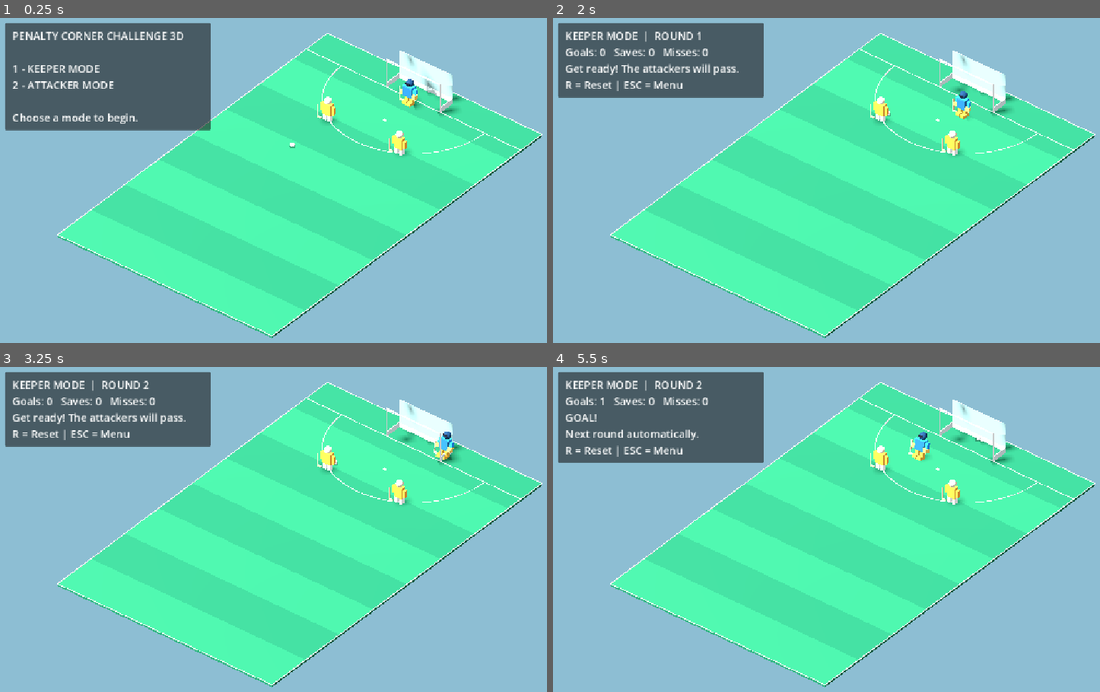
Above: before the commit, frames 1-4 (two rows, left to right).
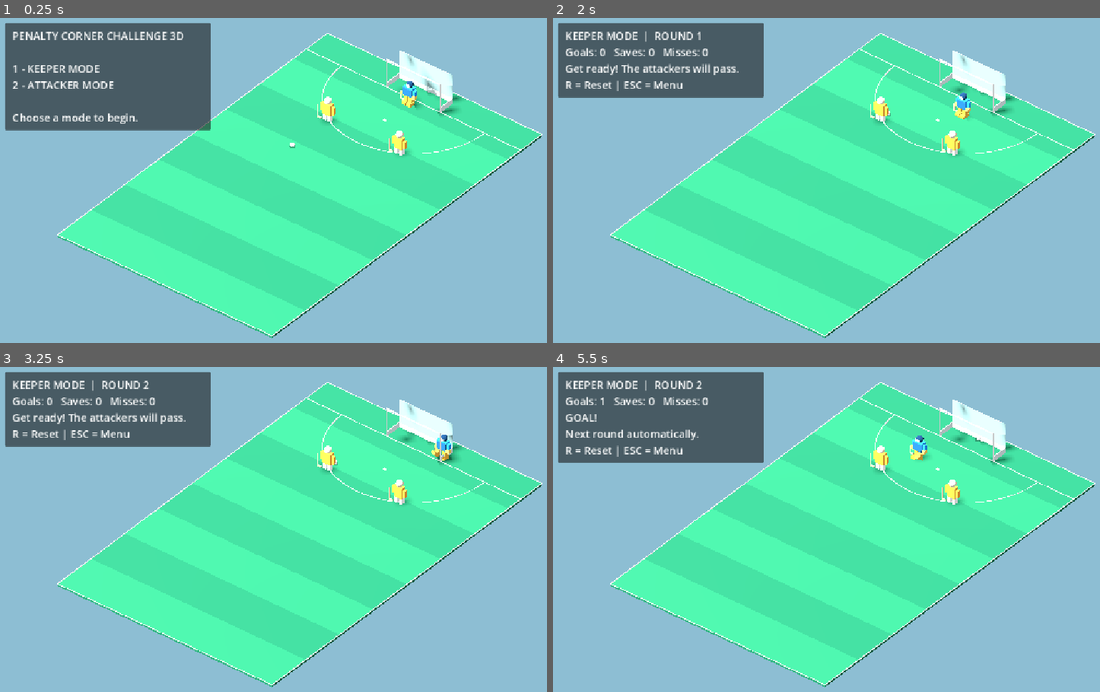
Above: after the commit, the same moments.

Repository: affarf/penalty-corner-challenge-3d
Game: Godot game, scene res://scenes/main_3d.tscn
Two runs of this game, one before a commit and one after it. Both use one fixed random seed, a clock stepped at 60 frames per second and the inputs below.
Inputs (mouse positions are in pixels of both pictures, inside the frame that each line leads up to):
- Up to frame 1 (0.25 s): no input
- Up to frame 2 (2 s): tap Enter at 0.5 s; move the mouse to (985, 167) at 0.52 s; hold D (move_right) 0.53-1.28 s; tap 1 at 0.6 s; click (985, 167) at 0.67 s; tap Space at 0.77, 1.52 s; move the mouse to (733, 203) at 1.27 s; hold S (move_down) from 1.28 s (still down); tap 2 at 1.35 s
- Up to frame 3 (3.25 s): move the mouse to (361, 458) at 2.02 s; release S (move_down) at 2.03 s; hold D (move_right) 2.03-2.78 s; tap R at 2.1 s; move the mouse to (268, 601) at 2.77 s; hold W (move_up) from 2.78 s (still down); tap E at 2.85 s; click (268, 601) at 2.92 s; tap Space at 3.02 s
- Up to frame 4 (5.5 s): move the mouse to (1034, 584) at 3.52 s; release W (move_up) at 3.53 s; hold A (move_left) 3.53-5.03 s; tap 3 at 3.6 s; tap Space at 3.77, 4.52 s; move the mouse to (667, 480) at 4.27 s; tap 1 at 4.35 s; move the mouse to (881, 532) at 5.02 s; hold S (move_down) from 5.03 s (still down); tap 2 at 5.1 s; click (881, 532) at 5.17 s

The runs differ from the first frame. In frame 1, less than 0.1% of the frame differs, in the area x 73-77%, y 18-28%; in frame 2, less than 0.1%; in frame 3, 0.2%, in the area x 78-84%, y 19-29%; in frame 4, 0.2%.

Commit message:
Add articulated goalkeeper rig and kicking and diving animations

Diff:
--- a/scenes/main_3d.tscn
+++ b/scenes/main_3d.tscn
@@ -24,6 +24,7 @@
 
 [node name="Goalkeeper3D" parent="." unique_id=2044590347 instance=ExtResource("5_78blk")]
 transform = Transform3D(1.1, 0, 0, 0, 1.1, 0, 0, 0, 1.1, 0, 0, -15.5)
+dive_distance = 1.5
 
 [node name="Ball3D" parent="." unique_id=1700041622 instance=ExtResource("6_78blk")]
 transform = Transform3D(1, 0, 0, 0, 1, 0, 0, 0, 1, -4, 0, -4)
--- a/scripts/players/goalkeeper_3d.gd
+++ b/scripts/players/goalkeeper_3d.gd
@@ -1,6 +1,10 @@
 
 extends "res://scripts/players/player_3d.gd"
-
+const KeeperVisuals = preload(
+	"res://scripts/players/goalkeeper_visuals_3d.gd"
+)
+
+var keeper_rig: Node3D
 enum SaveState {
 	READY,
 	QUICK_SAVE,
@@ -44,6 +48,17 @@
 	shirt_color = Color("#258EF5")
 
 	super._ready()
+
+	# Remove the generic model generated by Player3D.
+	# Keep the player's movement controller intact.
+	if visual_root != null:
+		visual_root.free()
+		visual_root = null
+
+	# Build the articulated goalkeeper instead.
+	keeper_rig = KeeperVisuals.new()
+	keeper_rig.name = "KeeperVisuals"
+	add_child(keeper_rig)
 
 	camera = get_viewport().get_camera_3d()
 
@@ -234,46 +249,25 @@
 
 
 func update_save_visuals(delta: float) -> void:
-	if visual_root == null:
-		return
-
-	var target_rotation := Vector3.ZERO
-	var target_height: float = 0.0
+	if keeper_rig == null:
+		return
+
+	var action := "idle"
 
 	match save_state:
+		SaveState.QUICK_SAVE:
+			action = "kick"
+
 		SaveState.DIVING:
-			target_rotation.z = (
-				-dive_direction.x * 0.85
-			)
-
-			target_rotation.x = (
-				dive_direction.z * 0.55
-			)
-
-			target_height = -0.20
-
-		SaveState.QUICK_SAVE:
-			target_rotation.x = -0.30
+			action = "dive"
 
 		SaveState.RECOVERING:
-			target_height = -0.12
-
-	var blend: float = minf(
-		delta * 12.0,
-		1.0
-	)
-
-	visual_root.rotation = (
-		visual_root.rotation.lerp(
-			target_rotation,
-			blend
-		)
-	)
-
-	visual_root.position.y = lerpf(
-		visual_root.position.y,
-		target_height,
-		blend
+			action = "recovery"
+
+	keeper_rig.animate_pose(
+		action,
+		last_move_direction if action == "kick" else dive_direction,
+		delta
 	)
 
 
@@ -314,7 +308,7 @@
 func get_save_height() -> float:
 	match save_state:
 		SaveState.QUICK_SAVE:
-			return 1.45
+			return 0.65
 
 		SaveState.DIVING:
 			return 2.35
@@ -334,6 +328,5 @@
 	position = Vector3(0, 0, -15.5)
 	last_move_direction = Vector3.RIGHT
 
-	if visual_root != null:
-		visual_root.rotation = Vector3.ZERO
-		visual_root.position = Vector3.ZERO
+	if keeper_rig != null:
+		keeper_rig.reset_pose()
--- /dev/null
+++ b/scripts/players/goalkeeper_visuals_3d.gd
@@ -0,0 +1,271 @@
+
+extends Node3D
+
+# Procedural low-poly goalkeeper with movable body parts.
+# The controller tells this rig what save to animate.
+
+var torso: Node3D
+var left_arm: Node3D
+var right_arm: Node3D
+var left_leg: Node3D
+var right_leg: Node3D
+
+var pad_color := Color("#E5AA3B")
+var shirt_color := Color("#258EF5")
+var glove_color := Color("#F3C75B")
+
+
+func _ready() -> void:
+	build_rig()
+
+
+func make_box(
+	parent: Node3D,
+	offset: Vector3,
+	dimensions: Vector3,
+	color: Color
+) -> void:
+	var mesh_instance := MeshInstance3D.new()
+	var mesh := BoxMesh.new()
+	mesh.size = dimensions
+
+	var material := StandardMaterial3D.new()
+	material.albedo_color = color
+	material.roughness = 0.8
+
+	mesh_instance.mesh = mesh
+	mesh_instance.material_override = material
+	mesh_instance.position = offset
+	parent.add_child(mesh_instance)
+
+
+func make_sphere(
+	parent: Node3D,
+	offset: Vector3,
+	radius: float,
+	color: Color
+) -> void:
+	var mesh_instance := MeshInstance3D.new()
+	var mesh := SphereMesh.new()
+	mesh.radius = radius
+	mesh.height = radius * 2.0
+
+	var material := StandardMaterial3D.new()
+	material.albedo_color = color
+
+	mesh_instance.mesh = mesh
+	mesh_instance.material_override = material
+	mesh_instance.position = offset
+	parent.add_child(mesh_instance)
+
+
+func create_pivot(
+	parent: Node3D,
+	pivot_name: String,
+	offset: Vector3
+) -> Node3D:
+	var pivot := Node3D.new()
+	pivot.name = pivot_name
+	pivot.position = offset
+	parent.add_child(pivot)
+	return pivot
+
+
+func build_rig() -> void:
+	torso = create_pivot(
+		self, "Torso", Vector3(0, 1.15, 0)
+	)
+
+	make_box(
+		torso,
+		Vector3.ZERO,
+		Vector3(0.85, 0.82, 0.52),
+		shirt_color
+	)
+
+	make_box(
+		torso,
+		Vector3(0, 0, 0.29),
+		Vector3(0.88, 0.68, 0.12),
+		Color("#2066A0")
+	)
+
+	# Helmet and cage
+	make_sphere(
+		torso,
+		Vector3(0, 0.64, 0),
+		0.29,
+		Color("#183E65")
+	)
+
+	make_box(
+		torso,
+		Vector3(0, 0.64, 0.28),
+		Vector3(0.39, 0.23, 0.065),
+		Color("#D6E5EA")
+	)
+
+	# Arm pivots positioned at the shoulders.
+	left_arm = create_pivot(
+		torso, "LeftArm", Vector3(-0.53, 0.30, 0)
+	)
+	right_arm = create_pivot(
+		torso, "RightArm", Vector3(0.53, 0.30, 0)
+	)
+
+	for arm in [left_arm, right_arm]:
+		make_box(
+			arm,
+			Vector3(0, -0.29, 0),
+			Vector3(0.24, 0.55, 0.27),
+			shirt_color
+		)
+
+		make_box(
+			arm,
+			Vector3(0, -0.61, 0.12),
+			Vector3(0.34, 0.30, 0.36),
+			glove_color
+		)
+
+	# Stick attached to left arm.
+	make_box(
+		left_arm,
+		Vector3(-0.20, -0.87, 0.22),
+		Vector3(0.075, 0.73, 0.075),
+		Color("#D8BB82")
+	)
+	make_box(
+		left_arm,
+		Vector3(-0.08, -1.20, 0.22),
+		Vector3(0.32, 0.11, 0.12),
+		Color("#D8BB82")
+	)
+
+	# Hip-mounted leg pivots.
+	left_leg = create_pivot(
+		self, "LeftLeg", Vector3(-0.24, 0.83, 0)
+	)
+	right_leg = create_pivot(
+		self, "RightLeg", Vector3(0.24, 0.83, 0)
+	)
+
+	for leg in [left_leg, right_leg]:
+		make_box(
+			leg,
+			Vector3(0, -0.32, 0.06),
+			Vector3(0.34, 0.64, 0.38),
+			pad_color
+		)
+
+		# Kicker at the bottom of the leg.
+		make_box(
+			leg,
+			Vector3(0, -0.70, 0.22),
+			Vector3(0.42, 0.24, 0.66),
+			pad_color
+		)
+
+
+func animate_pose(
+	action: String,
+	save_direction: Vector3,
+	delta: float
+) -> void:
+	var blend := minf(delta * 15.0, 1.0)
+
+	var torso_x := 0.0
+	var torso_z := 0.0
+
+	var left_arm_z := 0.0
+	var right_arm_z := 0.0
+	var left_arm_x := 0.0
+	var right_arm_x := 0.0
+
+	var left_leg_x := 0.0
+	var right_leg_x := 0.0
+	var left_leg_z := 0.0
+	var right_leg_z := 0.0
+
+	var side := 1.0
+	if save_direction.x < -0.05:
+		side = -1.0
+
+	match action:
+		"kick":
+			# One kicker reaches toward the ball.
+			if side > 0.0:
+				right_leg_x = -0.95
+				right_leg_z = 0.28
+			else:
+				left_leg_x = -0.95
+				left_leg_z = -0.28
+
+			torso_x = -0.08
+
+		"dive":
+			# Lean sideways and extend both arms.
+			torso_z = -side * 0.60
+
+			left_arm_z = side * 1.25
+			right_arm_z = side * 1.25
+
+			left_arm_x = -0.25
+			right_arm_x = -0.25
+
+			# Trailing leg follows the dive.
+			if side > 0.0:
+				left_leg_z = -0.40
+				right_leg_z = 0.25
+			else:
+				right_leg_z = 0.40
+				left_leg_z = -0.25
+
+		"recovery":
+			torso_x = 0.12
+
+	torso.rotation.x = lerpf(
+		torso.rotation.x, torso_x, blend
+	)
+	torso.rotation.z = lerpf(
+		torso.rotation.z, torso_z, blend
+	)
+
+	left_arm.rotation.z = lerpf(
+		left_arm.rotation.z, left_arm_z, blend
+	)
+	right_arm.rotation.z = lerpf(
+		right_arm.rotation.z, right_arm_z, blend
+	)
+
+	left_arm.rotation.x = lerpf(
+		left_arm.rotation.x, left_arm_x, blend
+	)
+	right_arm.rotation.x = lerpf(
+		right_arm.rotation.x, right_arm_x, blend
+	)
+
+	left_leg.rotation.x = lerpf(
+		left_leg.rotation.x, left_leg_x, blend
+	)
+	right_leg.rotation.x = lerpf(
+		right_leg.rotation.x, right_leg_x, blend
+	)
+
+	left_leg.rotation.z = lerpf(
+		left_leg.rotation.z, left_leg_z, blend
+	)
+	right_leg.rotation.z = lerpf(
+		right_leg.rotation.z, right_leg_z, blend
+	)
+
+
+func reset_pose() -> void:
+	if torso == null:
+		return
+
+	torso.rotation = Vector3.ZERO
+	left_arm.rotation = Vector3.ZERO
+	right_arm.rotation = Vector3.ZERO
+	left_leg.rotation = Vector3.ZERO
+	right_leg.rotation = Vector3.ZERO
Not shown, added: scripts/players/goalkeeper_visuals_3d.gd.uid
